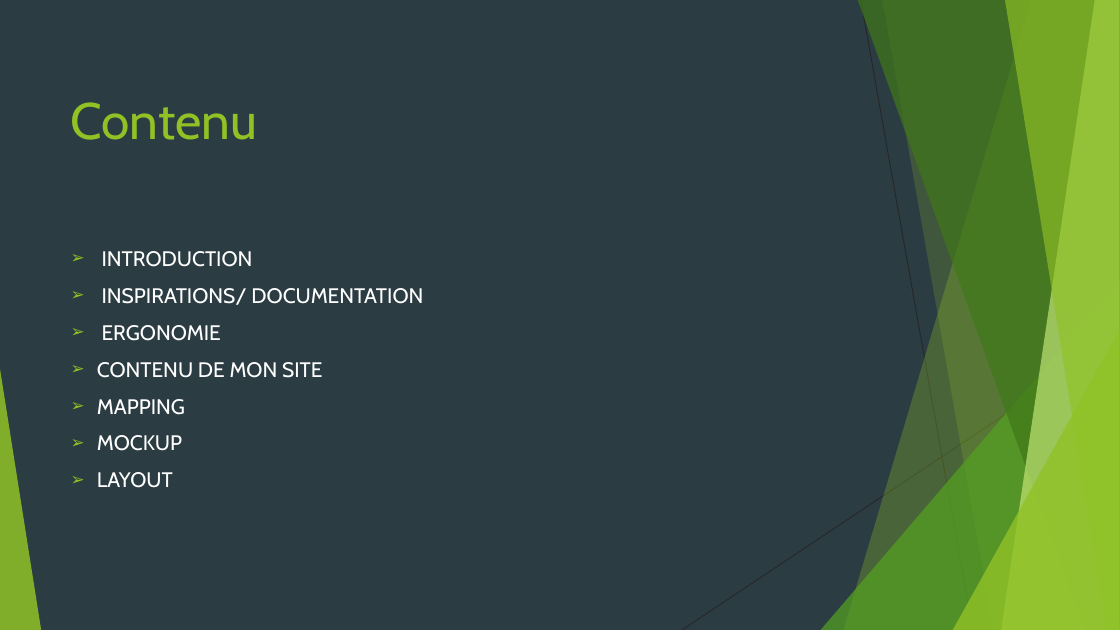
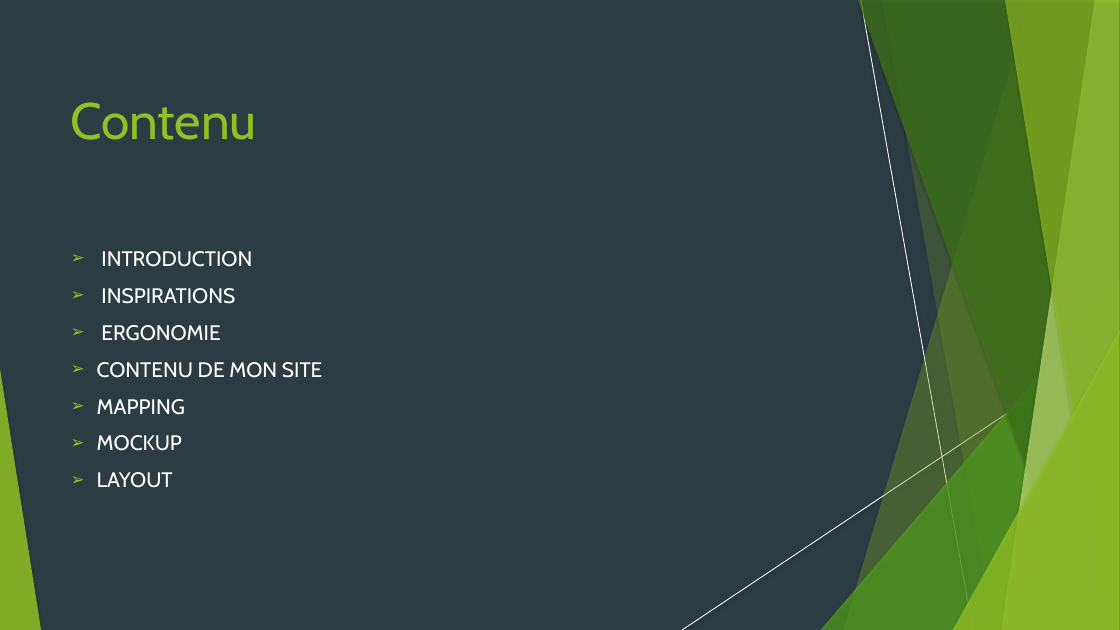
Before and after one commit to charifa93/Portfolio, a slide deck: slide 2 of documentation/Cahier de charges.pptm. Drawn at 1120x630 pixels with LibreOffice and Linux fonts; fonts in the diff are those of the drawing. Boxes give left, top, right and bottom in pixels: in the first picture for what was removed or moved away, otherwise in the second. Text is boxed around its words. In the diff, an @@ line names an element or a change of style, - is before the commit and + after.

```diff
--- a/documentation/Cahier de charges.pptm
+++ b/documentation/Cahier de charges.pptm
@@ line (861, 0) - (973, 630): stroke #262626 0.75 pt to #FFFFFF 0.74 pt @@
@@ freeform shape at <box>882,0,1120,630</box>: shadow on; outline redrawn @@
@@ text at <box>101,288,235,304</box>: text changed @@
-➢ INSPIRATIONS/ DOCUMENTATION
+➢ INSPIRATIONS
@@ line (1120, 339) - (682, 630): stroke #262626 0.75 pt to #FFFFFF 0.74 pt @@
@@ shadow on in 6 elements at <box>844,0,1120,630</box>, <box>821,280,1120,630</box>, <box>858,0,1120,630</box>, <box>1002,0,1120,630</box>, <box>1005,0,1120,630</box>, <box>953,330,1120,630</box> @@
```
Also in this commit, not shown: 2 other slides changed, 13 slides added, 35 other files.
